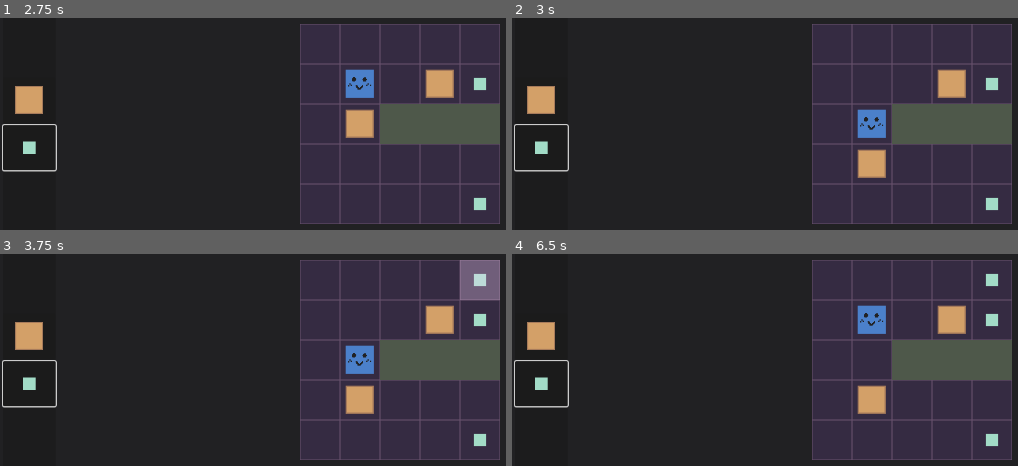
Above: before the commit, frames 1-4 (two rows, left to right).
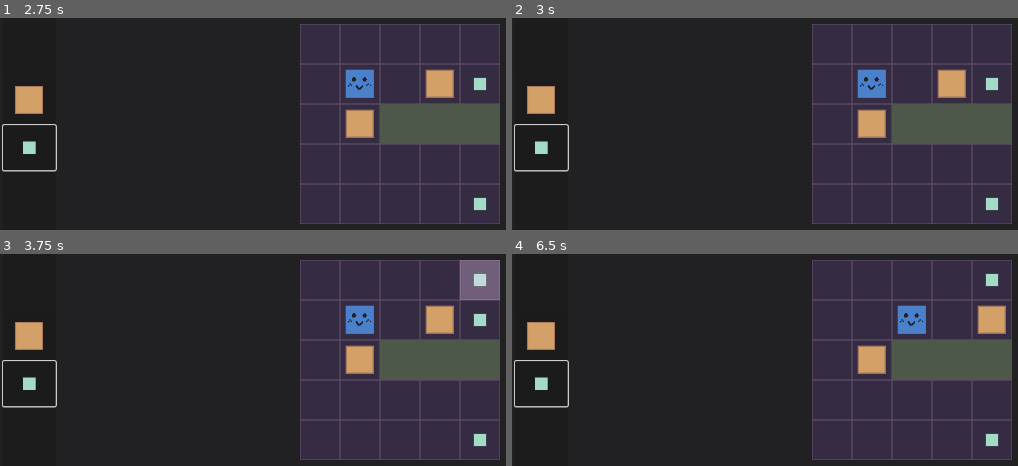
Above: after the commit, the same moments.

Repository: RonTheHuman/JamGame
Game: Godot game, scene res://Scenes/GameScene.tscn
Same seed, same stepped clock (60 frames per second), same inputs: the game is played once before the commit and once after it.
Inputs (mouse positions are in pixels of both pictures, inside the frame that each line leads up to):
- Up to frame 1 (2.75 s): click (30, 100) at 0.5 s; click (30, 147) at 1.25 s; tap Enter at 2 s; move the mouse to (outside the picture) at 2.02 s; hold D (Right) from 2.03 s (still down); hold Z (Undo) from 2.03 s (still down); click (outside the picture) at 2.17 s; tap Space (Wait) at 2.3 s
- Up to frame 2 (3 s): tap Space (Wait) at 2.75, 2.85 s; move the mouse to (749, 147) at 2.77 s; release D (Right) at 2.78 s; release Z (Undo) at 2.78 s; hold S (Down) from 2.78 s (still down); click (749, 147) at 2.92 s
- Up to frame 3 (3.75 s): tap Z (Undo) at 3.05 s; tap Enter at 3.5 s; move the mouse to (480, 260) at 3.52 s; release S (Down) at 3.53 s; hold D (Right) from 3.53 s (still down); hold Z (Undo) from 3.53 s (still down); click (480, 260) at 3.67 s
- Up to frame 4 (6.5 s): tap Space (Wait) at 3.8, 4.25, 4.35, 5.3, 5.75, 5.85 s; move the mouse to (871, 449) at 4.27 s; release D (Right) at 4.28 s; release Z (Undo) at 4.28 s; hold W (Up) 4.28-5.03 s; click (871, 449) at 4.42 s; tap Z (Undo) at 4.55, 6.05 s; tap Enter at 5 s; move the mouse to (outside the picture) at 5.02 s; hold Z (Undo) 5.03-5.78 s; hold A (Left) from 5.03 s (still down); click (outside the picture) at 5.17 s; move the mouse to (673, 292) at 5.77 s; click (673, 292) at 5.92 s

Frame 1 is identical in both runs. In frame 2, 2.3% of the frame differs, in the area x 68-74%, y 24-76%; in frame 3, 2.3%; in frame 4, 4.7%, in the area x 68-98%, y 24-76%.

Commit message:
added simulated actions but its a mess

Diff:
--- a/Scripts/GameScene.gd
+++ b/Scripts/GameScene.gd
@@ -23,14 +23,17 @@
 			   [0, 2, 0, 0, 0],
 			   [0, 0, 0, 0, 0],
 			   [0, 0, 0, 0, 0]]
-var layer1_history = []
-var layer2_history = []
+var layer1_history_for_undo = []
+var layer2_history_for_undo = []
 var level_w: int = len(layer1[0])
 var level_h: int = len(layer1)
 var player_loc: Vector2
 var sensor_loc_arr: Array[Vector2]
 var tile_size: int = 64
 var grid_start := Vector2(0, 0)
+
+var interactable = false
+var action_arr = [Action.RIGHT, Action.RIGHT, Action.LEFT, Action.UP]
 
 func _ready():
 	for i in range(level_h):
@@ -43,26 +46,45 @@
 	$GridTile.region_rect = Rect2(grid_start,
 				tile_size * Vector2(level_w, level_h))
 	$Camera2D.position = grid_start + (tile_size / 2) * Vector2(level_w, level_h)
-	draw_state()
+	draw_state(layer1, layer2)
+
+func apply_actions(actions: Array, layer1_history: Array, layer2_history: Array) -> void:
+	for action in actions:
+		next_state(action, false)
+		layer1_history.append(layer1.duplicate(true))
+		layer2_history.append(layer2.duplicate(true))
+	layer1 = layer1_history[0]
+	layer2 = layer2_history[0]
+	find_player()
+
+func get_action_results():
+	if not interactable:
+		var layer1_history = [layer1.duplicate(true)]
+		var layer2_history = [layer2.duplicate(true)]
+		apply_actions(action_arr, layer1_history, layer2_history)
+		for i in range(len(layer1_history)):
+			await get_tree().create_timer(0.7).timeout
+			draw_state(layer1_history[i], layer2_history[i])
 
 func _input(event):
-	if event.is_action_pressed("Up"):
-		next_state(Action.UP)
-	if event.is_action_pressed("Right"):
-		next_state(Action.RIGHT)
-	if event.is_action_pressed("Down"):
-		next_state(Action.DOWN)
-	if event.is_action_pressed("Left"):
-		next_state(Action.LEFT)
-	if event.is_action_pressed("Wait"):
-		next_state(Action.WAIT)
-	if event.is_action_pressed("Undo"):
-		if layer1_history != [] and layer2_history != []:
-			layer1 = layer1_history.pop_back()
-			layer2 = layer2_history.pop_back()
-			player_loc = find_player()
-			print(layer2_history)
-		draw_state()
+	if interactable:
+		if event.is_action_pressed("Up"):
+			next_state(Action.UP)
+		if event.is_action_pressed("Right"):
+			next_state(Action.RIGHT)
+		if event.is_action_pressed("Down"):
+			next_state(Action.DOWN)
+		if event.is_action_pressed("Left"):
+			next_state(Action.LEFT)
+		if event.is_action_pressed("Wait"):
+			next_state(Action.WAIT)
+		if event.is_action_pressed("Undo"):
+			if layer1_history_for_undo != [] and layer2_history_for_undo != []:
+				layer1 = layer1_history_for_undo.pop_back()
+				layer2 = layer2_history_for_undo.pop_back()
+				player_loc = find_player()
+				print(layer2_history_for_undo)
+			draw_state(layer1, layer2)
 
 	var mouse_grid_pos = \
 		((get_global_mouse_position() - grid_start) / tile_size).floor()
@@ -85,6 +107,8 @@
 					if layer2[mouse_grid_pos.y][mouse_grid_pos.x] != Tile.PLAYER:
 						layer1[mouse_grid_pos.y][mouse_grid_pos.x] = Tile.NONE
 						layer2[mouse_grid_pos.y][mouse_grid_pos.x] = Tile.NONE
+						get_action_results()
+
 			elif event.button_index == MOUSE_BUTTON_LEFT:
 				if mouse_in_grid.call():
 					if layer2[mouse_grid_pos.y][mouse_grid_pos.x] != Tile.PLAYER:
@@ -95,7 +119,8 @@
 						elif selected_tile in layer2_tiles:
 							layer2[mouse_grid_pos.y][mouse_grid_pos.x] = selected_tile
 							layer1[mouse_grid_pos.y][mouse_grid_pos.x] = Tile.NONE
-			draw_state()
+						get_action_results()
+			draw_state(layer1, layer2)
 
 func find_player():
 	for i in range(level_h):
@@ -117,9 +142,10 @@
 			return false
 	return true
 
-func next_state(action: Action):
-	layer1_history.append(layer1.duplicate(true))
-	layer2_history.append(layer2.duplicate(true))
+func next_state(action: Action, draw: bool = true):
+	if interactable:
+		layer1_history_for_undo.append(layer1.duplicate(true))
+		layer2_history_for_undo.append(layer2.duplicate(true))
 	if action == Action.WAIT:
 		return
 	var move_vec = Vector2(0, 0)
@@ -153,9 +179,10 @@
 		layer2[player_loc.y][player_loc.x] = Tile.PLAYER
 	if is_solved():
 		print("solved!")
-	draw_state()
+	if draw:
+		draw_state(layer1, layer2)
 
-func draw_state():
+func draw_state(layer1, layer2):
 	for child in $GridTile.get_children():
 		child.queue_free()
 	for i in range(level_h):
